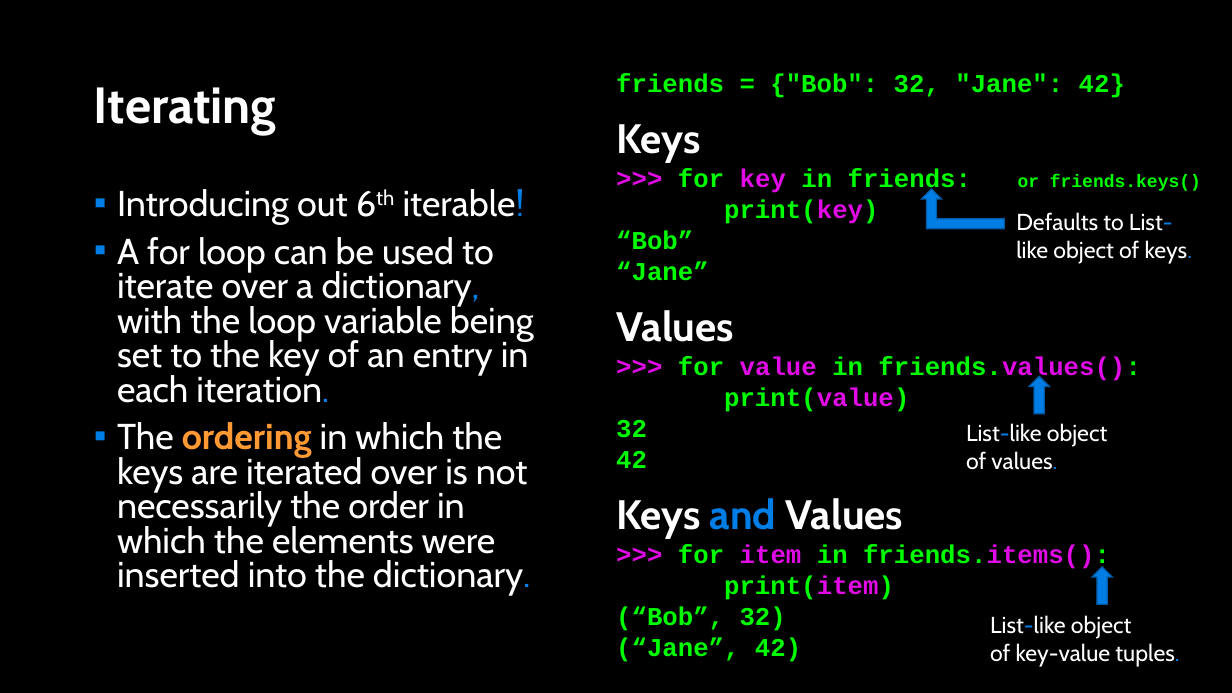
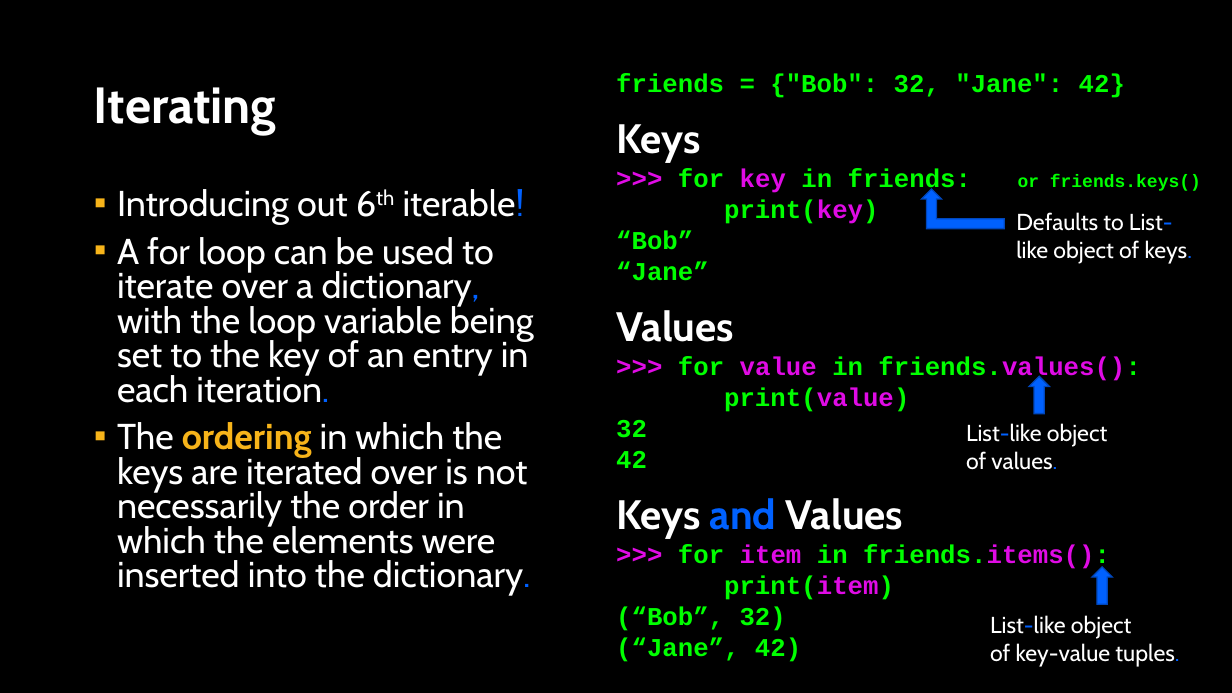
Before and after one commit to APS106/APS106-winter-2024-kinsella-goodfellow, a slide deck: slide 11 of lectures/week8/lecture2/slides/week8_lecture2.pptx. Drawn at 1232x693 pixels with LibreOffice and Linux fonts; fonts in the diff are those of the drawing; background and template pictures are left out. Boxes give left, top, right and bottom in pixels: in the first picture for what was removed or moved away, otherwise in the second. Text is boxed around its words. In the diff, an @@ line names an element or a change of style, - is before the commit and + after.

```diff
--- a/lectures/week8/lecture2/slides/week8_lecture2.pptx
+++ b/lectures/week8/lecture2/slides/week8_lecture2.pptx
@@ text "Introducing out 6th iterable!" at [117, 189, 534, 596]: text colour #017EE5 to #0061FF in "iterable!", "dictionary, iteration.", "dictionary."; text colour #FF9933 to #F7B41A in "ordering"; bullet colour #007EE5 to #F7B41A @@
@@ text "Defaults to List-like object of ..." at [1016, 212, 1192, 264]: text colour #017EE5 to #0061FF in "List-like keys." @@
@@ text "List-like object" at [966, 423, 1107, 470]: text colour #017EE5 to #0061FF in "List-like", "values." @@
@@ text at [616, 498, 904, 539]: text colour #017EE5 to #0061FF in "and" @@
@@ fill #017EE5 to #0061FF; outline #015DA9 1 pt to #0048BD 1 pt in 3 elements at [921, 189, 1005, 229], [1030, 376, 1050, 413], [1092, 567, 1113, 604] @@
@@ text "List-like object" at [990, 615, 1179, 667]: text colour #017EE5 to #0061FF in "List-like", "tuples." @@
```
Also in this commit, not shown: 16 other slides changed, 1 slide added, 6 other files.
